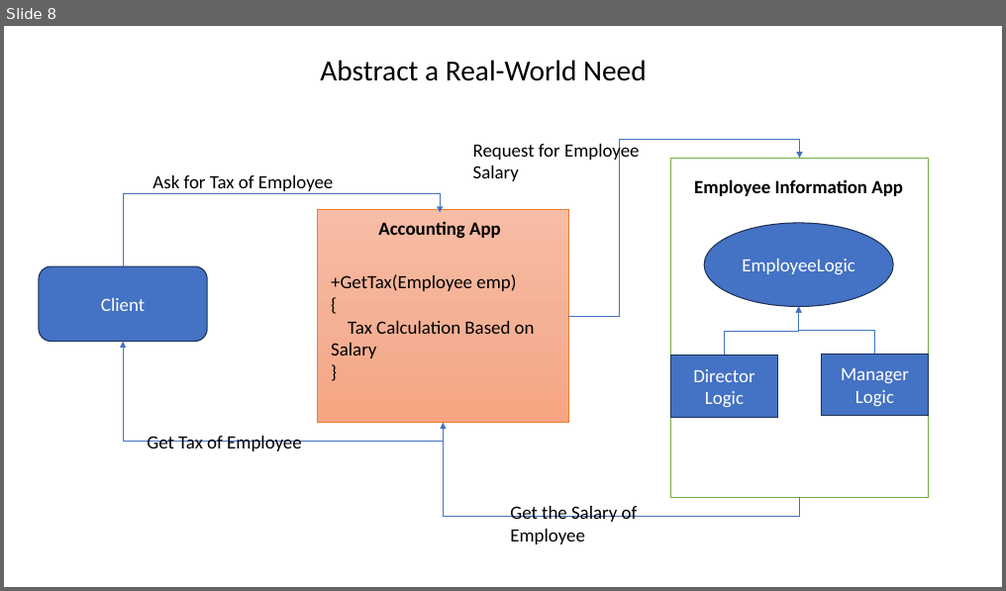
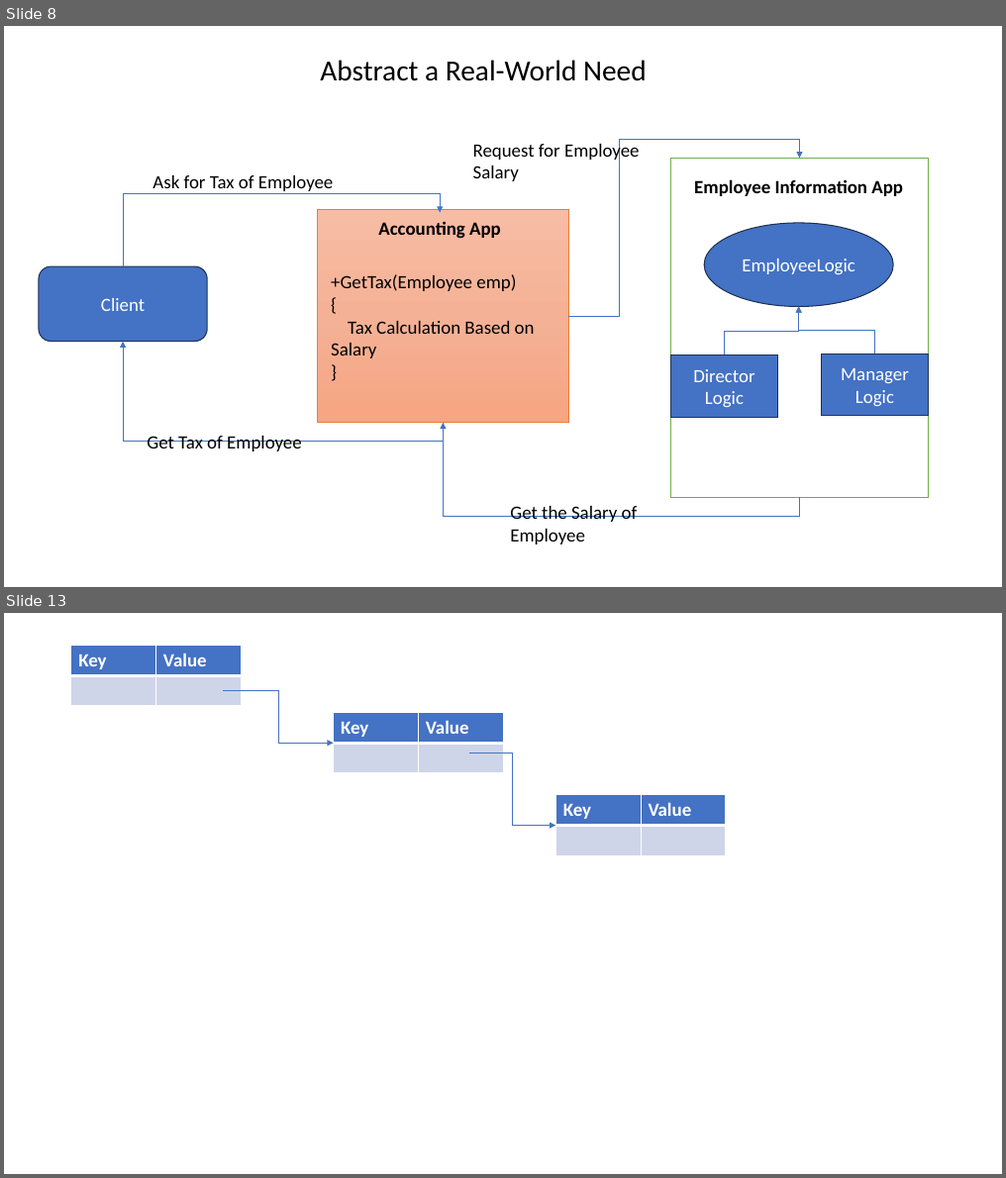
Before and after one commit to maheshsabnis/capita_sept_2023_Oct, a slide deck: Images.pptx. Shown one above the other, each under a label of ours: slide 8 before the commit, slides 8 and 13 after it; the slides between them are not shown. The pictures are 1006x591 and 1006x1178 pixels, drawn with LibreOffice and Linux fonts; fonts in the diff are those of the drawing. Boxes give left, top, right and bottom in pixels: in the first picture for what was removed or moved away, otherwise in the second. Text is boxed around its words. In the diff, an @@ line names an element or a change of style, - is before the commit and + after.

```diff
--- a/Images.pptx
+++ b/Images.pptx
@@ slide 13 added at <box>4,613,1002,1174</box>, background #FFFFFF @@
@@ table added at <box>71,646,241,706</box>, 2 rows, 2 columns @@
+Key | Value
+ | 
@@ elbow arrow added from (224, 691) to (334, 744), #4472C4 0.5 pt @@
@@ table added at <box>334,713,503,773</box>, 2 rows, 2 columns @@
+Key | Value
+ | 
@@ elbow arrow added from (469, 753) to (555, 826), #4472C4 0.5 pt @@
@@ table added at <box>555,795,725,856</box>, 2 rows, 2 columns @@
+Key | Value
+ | 
```
Also in this commit, not shown: 2 slides changed, 6 other slides added, 29 other files.
